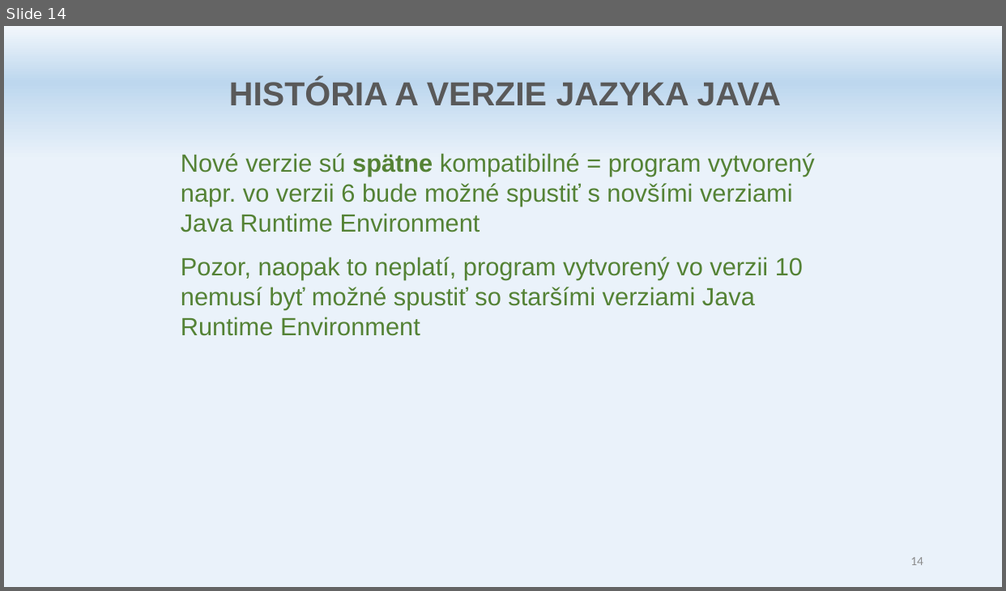
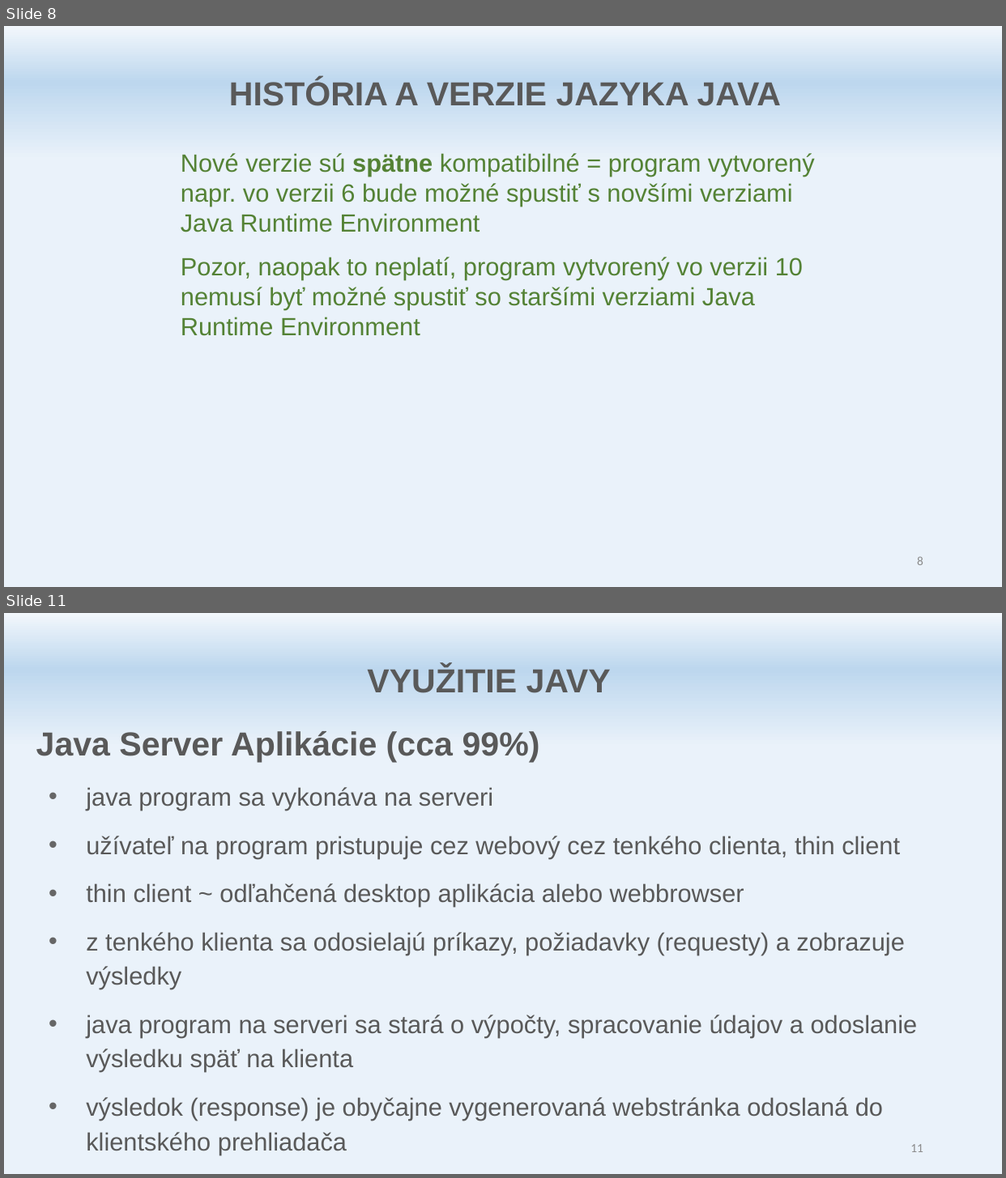
Before and after one commit to marekITLearning/java1, a slide deck: doc/Java ITL A - Uvod.pptx. Shown one above the other, each under a label of ours: slide 14 before the commit, slides 8 and 11 after it; the slides between them are not shown. The pictures are 1006x591 and 1006x1178 pixels, drawn with LibreOffice and Linux fonts; fonts in the diff are those of the drawing. Boxes give left, top, right and bottom in pixels: in the first picture for what was removed or moved away, otherwise in the second. Text is boxed around its words. In the diff, an @@ line names an element or a change of style, - is before the commit and + after.

```diff
--- a/doc/Java ITL A - Uvod.pptx
+++ b/doc/Java ITL A - Uvod.pptx
@@ slide 11 added at [4,613,1002,1174], background gradient #F2F7FC to #BDD7EE to #EAF2FA @@
@@ text added at [367,666,611,693], 24 pt, text #595959, bold @@
+VYUŽITIE JAVY
@@ text added at [36,731,918,1155], 18 pt, text #595959 @@
+Java Server Aplikácie (cca 99%)
+• java program sa vykonáva na serveri
+• užívateľ na program pristupuje cez webový cez tenkého clienta, thin client
+• thin client ~ odľahčená desktop aplikácia alebo webbrowser
+• z tenkého klienta sa odosielajú príkazy, požiadavky (requesty) a zobrazuje výsledky
+• java program na serveri sa stará o výpočty, spracovanie údajov a odoslanie výsledku späť na klienta
+• výsledok (response) je obyčajne vygenerovaná webstránka odoslaná do klientského prehliadača
@@ page number added at [910,1144,923,1152], 9 pt, text #8C8C8C @@
+11
@@ what was slide 14 is now slide 8 @@
@@ page number at [917,557,923,565]: text changed @@
-14
+8
```
Also in this commit, not shown: 3 slides changed, 3 other slides added, 8 slides removed, 21 other files.
